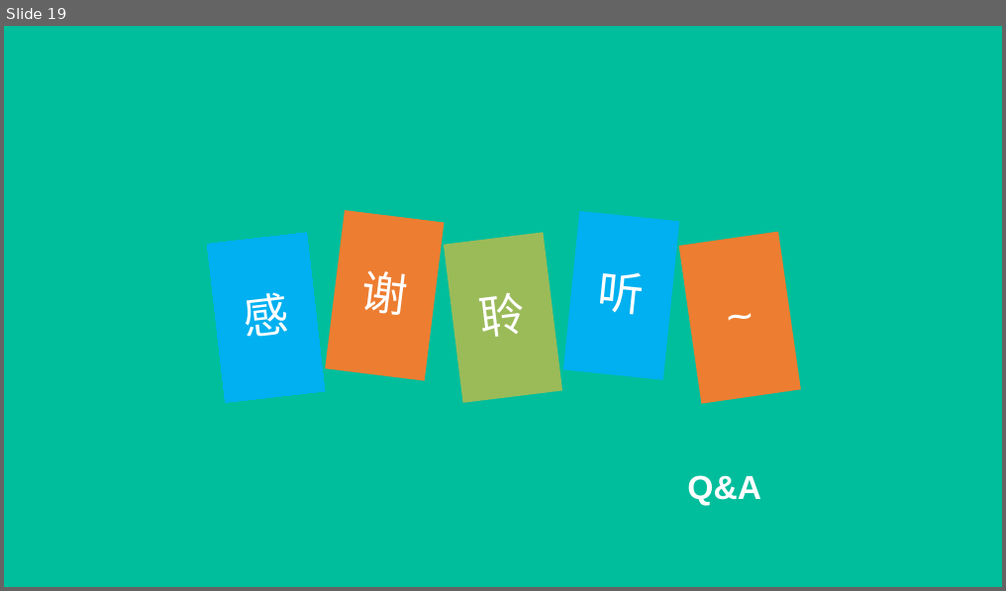
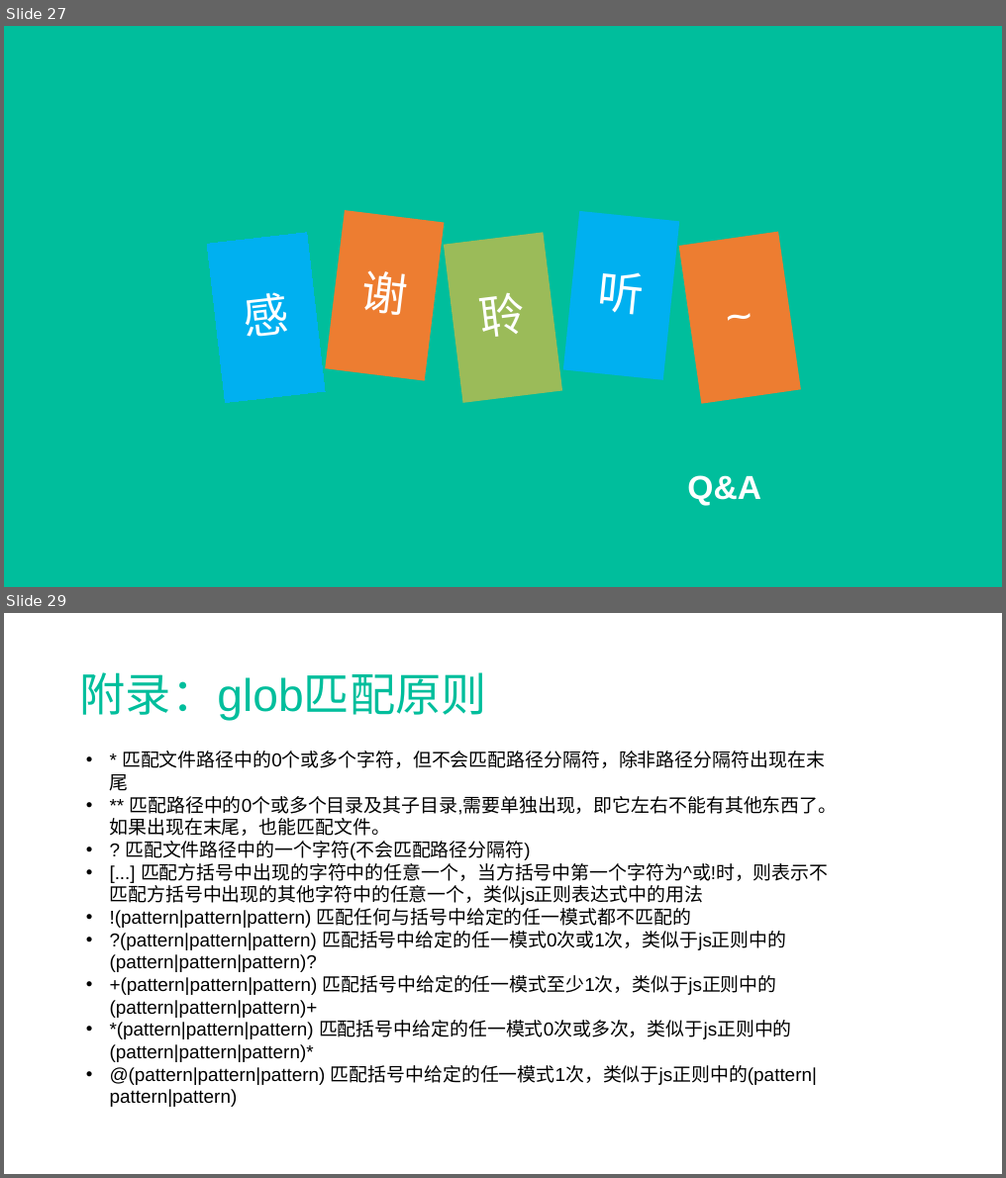
Before and after one commit to SiberianMark/travels, a slide deck: gulptest/nodejs.pptx. Shown one above the other, each under a label of ours: slide 19 before the commit, slides 27 and 29 after it; the slides between them are not shown. The pictures are 1006x591 and 1006x1178 pixels, drawn with LibreOffice and Linux fonts; fonts in the diff are those of the drawing. Boxes give left, top, right and bottom in pixels: in the first picture for what was removed or moved away, otherwise in the second. Text is boxed around its words. In the diff, an @@ line names an element or a change of style, - is before the commit and + after.

```diff
--- a/gulptest/nodejs.pptx
+++ b/gulptest/nodejs.pptx
@@ slide 29 added at box(4, 613, 1002, 1174), background #FFFFFF @@
@@ text added at box(80, 672, 487, 721), 44 pt, text #00BE9C @@
+附录：glob匹配原则
@@ text added at box(110, 751, 837, 1107), 18 pt, text #000000 @@
+• * 匹配文件路径中的0个或多个字符，但不会匹配路径分隔符，除非路径分隔符出现在末尾
+• ** 匹配路径中的0个或多个目录及其子目录,需要单独出现，即它左右不能有其他东西了。如果出现在末尾，也能匹配文件。
+• ? 匹配文件路径中的一个字符(不会匹配路径分隔符)
+• [...] 匹配方括号中出现的字符中的任意一个，当方括号中第一个字符为^或!时，则表示不匹配方括号中出现的其他字符中的任意一个，类似js正则表达式中的用法
+• !(pattern|pattern|pattern) 匹配任何与括号中给定的任一模式都不匹配的
+• ?(pattern|pattern|pattern) 匹配括号中给定的任一模式0次或1次，类似于js正则中的(pattern|pattern|pattern)?
+• +(pattern|pattern|pattern) 匹配括号中给定的任一模式至少1次，类似于js正则中的(pattern|pattern|pattern)+
+• *(pattern|pattern|pattern) 匹配括号中给定的任一模式0次或多次，类似于js正则中的(pattern|pattern|pattern)*
+• @(pattern|pattern|pattern) 匹配括号中给定的任一模式1次，类似于js正则中的(pattern|pattern|pattern)
@@ what was slide 19 is now slide 27 @@
```
Also in this commit, not shown: 10 slides changed, 10 other slides added, 6 other files.
